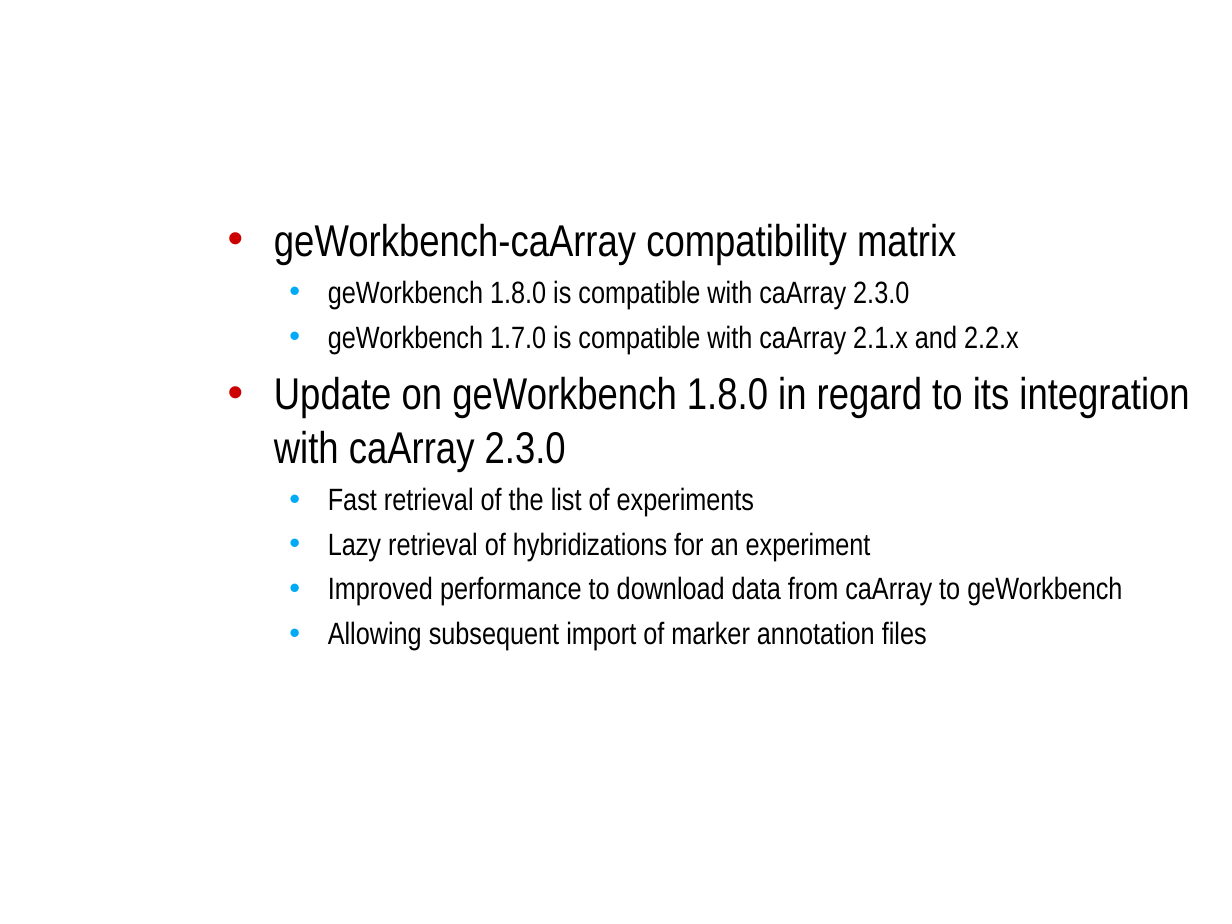
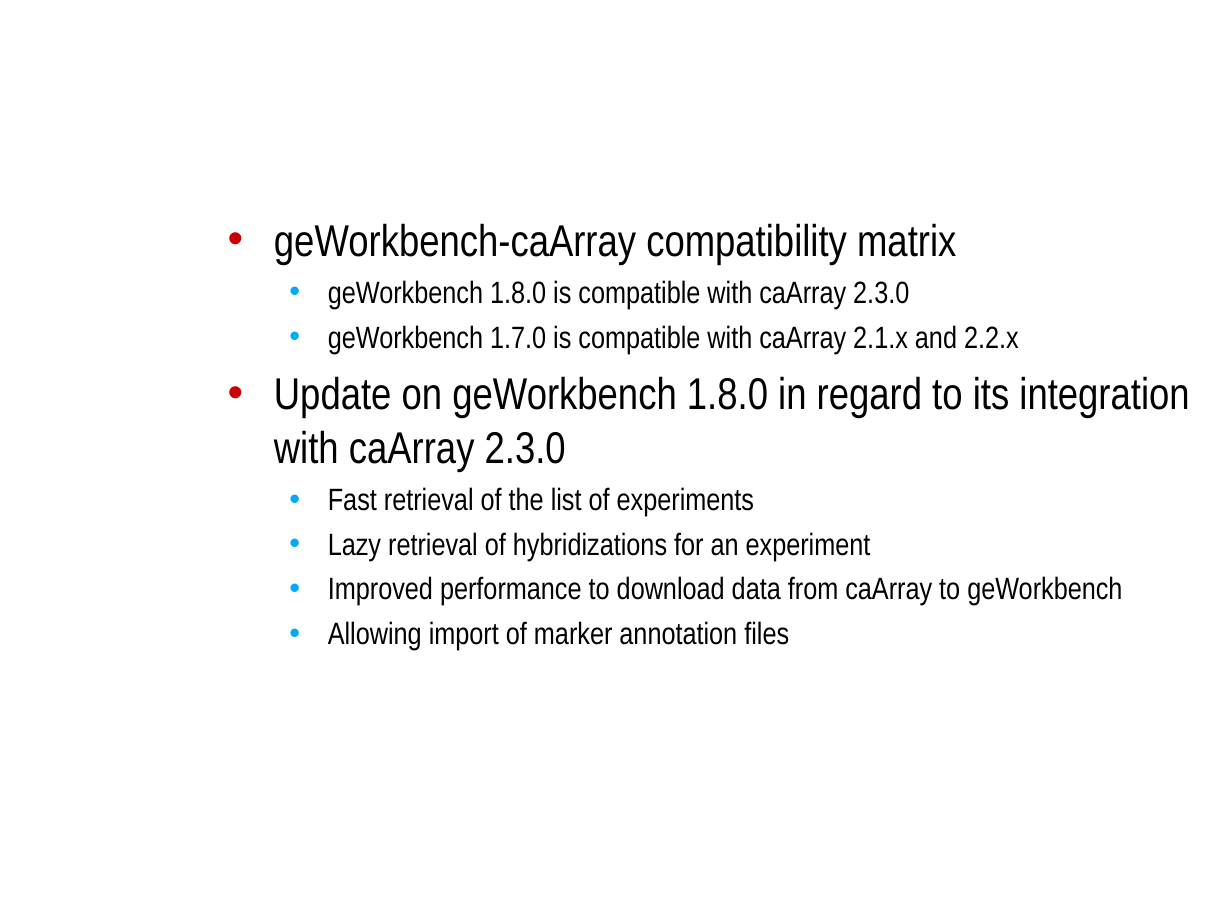
Before and after one commit to NCIP/caarray-docs, a slide deck: slide 9 of project_management/open_meetings/caArray User Community Meeting 2009.11.04.ppt. Drawn at 1232x924 pixels with LibreOffice and Linux fonts; fonts in the diff are those of the drawing; background and template pictures are left out. Boxes give left, top, right and bottom in pixels: in the first picture for what was removed or moved away, otherwise in the second. Text is boxed around its words. In the diff, an @@ line names an element or a change of style, - is before the commit and + after.

Commit message:
updated geWorkbench slide

```diff
--- a/project_management/open_meetings/caArray User Community Meeting 2009.11.04.ppt
+++ b/project_management/open_meetings/caArray User Community Meeting 2009.11.04.ppt
@@ text at [328, 621, 789, 650]: text changed @@
-  • Allowing subsequent import of marker annotation files
+  • Allowing import of marker annotation files
```
